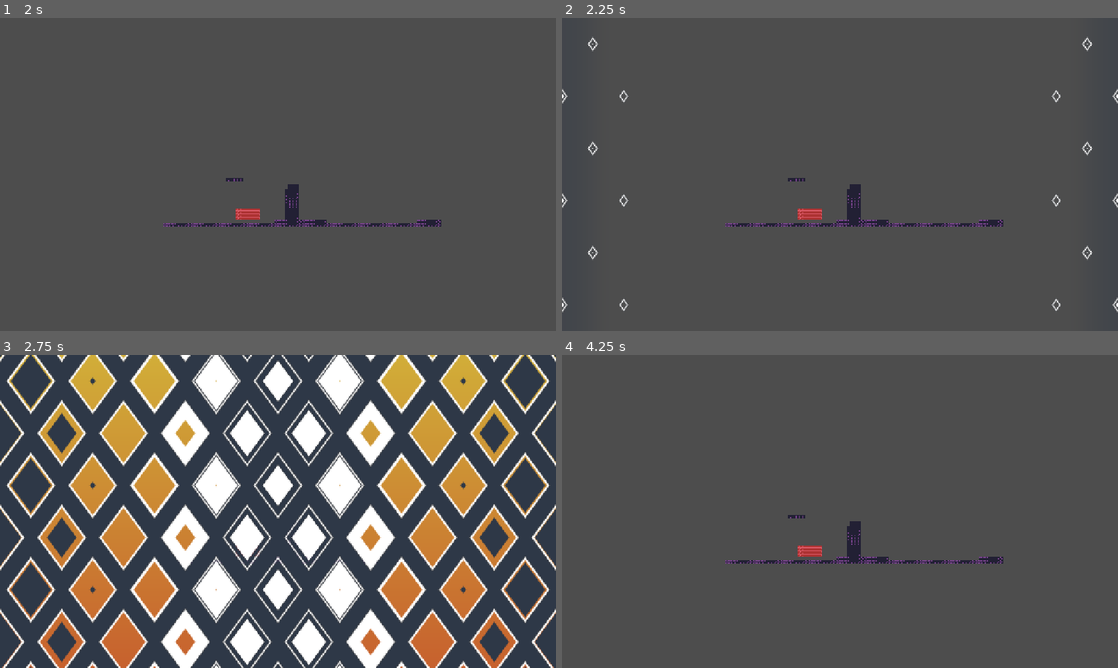
Above: before the commit, frames 1-4 (two rows, left to right).
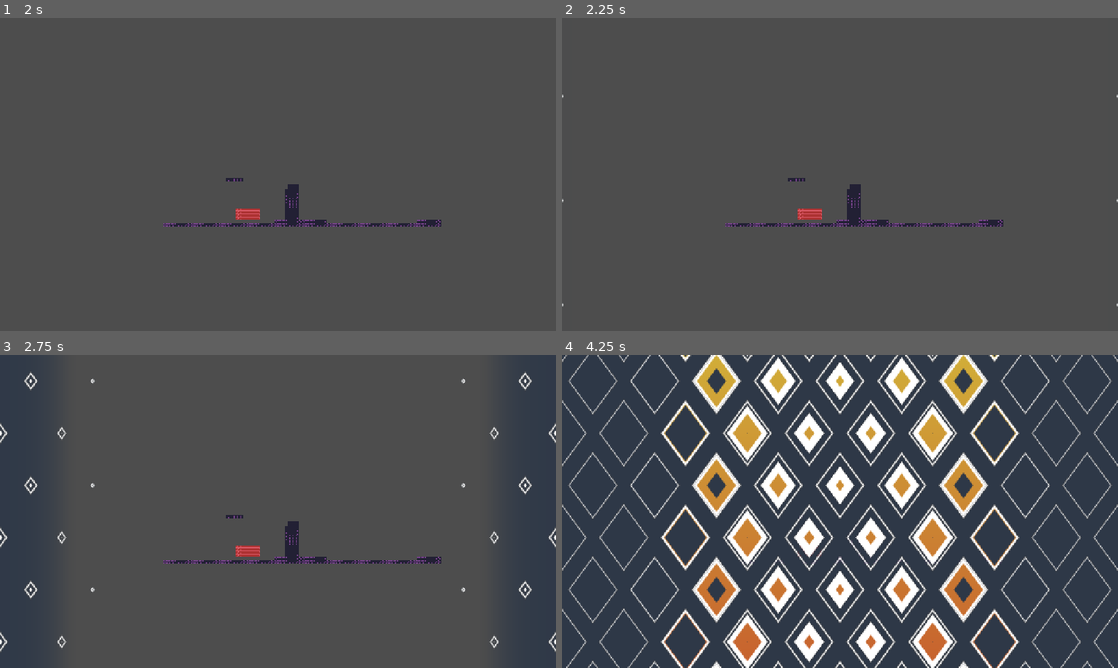
Above: after the commit, the same moments.

Repository: soulwa/ggj2026
Game: Godot game, scene res://Scenes/world.tscn
The game is run twice, just before and just after one commit, with the same random seed, the same clock (stepped at 60 frames per second) and the same inputs.
Inputs:
- Up to frame 1 (2 s): tap Enter at 0.5 s; hold X (action) 0.53-1.28 s; hold Right (right) from 0.53 s (still down); tap Z (jump) at 0.77, 1.52 s; tap Shift (switch_mask) at 1.35 s
- Up to frame 2 (2.25 s): tap Space at 2 s; release Right (right) at 2.03 s; hold Left (left) from 2.03 s (still down); tap T at 2.1 s
- Up to frame 3 (2.75 s): keep holding Left (left)
- Up to frame 4 (4.25 s): release Left (left) at 2.78 s; hold Right (right) from 2.78 s (still down); tap X (action) at 2.85 s; tap Z (jump) at 3.02, 3.77 s; hold Shift (switch_mask) from 3.53 s (still down)

Frame 1 is identical in both runs. In frame 2, 0.4% of the frame differs, in the area x 0-100%, y 6-94%; in frame 3, 79%; in frame 4, 95%, in the area x 0-100%, y 0-100%.

Commit message:
nearly finished visual transition

Diff:
--- a/Scripts/transition_manager.gd
+++ b/Scripts/transition_manager.gd
@@ -9,7 +9,7 @@
 @onready var transition_rect: ColorRect = $ColorRect
 
 ## Duration of the full transition in seconds
-@export var transition_duration: float = 1.4
+@export var transition_duration: float = 4.2  # 3x slower for debugging
 
 ## Whether a transition is currently playing
 var is_transitioning: bool = false
--- a/Shaders/screen_transition.gdshader
+++ b/Shaders/screen_transition.gdshader
@@ -34,6 +34,15 @@
 
 float ease_out_quad(float t) {
 	return 1.0 - (1.0 - t) * (1.0 - t);
+}
+
+// Single continuous easing that slows dramatically for the final portion
+// t: 0-1 progress, slow_start: when to start slowing (e.g. 0.7 = slow last 30%)
+float ease_with_slow_finish(float t) {
+	t = clamp(t, 0.0, 1.0);
+	// Use a high-power ease-out that really slows at the end
+	// ease_out_quint: 1 - (1-t)^5 - very slow finish
+	return 1.0 - pow(1.0 - t, 5.0);
 }
 
 // SDF for rhombus with aspect ratio
@@ -80,7 +89,8 @@
 	float outline_appear = ease_out_cubic(smoothstep(0.0, 0.35, outline_wave_progress));
 
 	if (outline_appear > 0.0 && bg_fade > 0.0) {
-		float outline_pos = mix(0.06, rhombus_size, outline_appear);
+		// Start from near-zero so it grows smoothly into existence
+		float outline_pos = mix(0.01, rhombus_size, outline_appear);
 		float outline_d = diamond_sdf(local_uv, outline_pos, rhombus_height_ratio);
 		float outline = 1.0 - smoothstep(0.0, outline_thickness + aa, abs(outline_d));
 		rhombus_color = mix(rhombus_color, vec4(1.0, 1.0, 1.0, bg_fade), outline);
@@ -88,11 +98,13 @@
 
 	// ============================================
 	// FILLS - Use wave_progress (edges first, center last)
-	// Spread across full range, with internal fades
-	// ============================================
-
-	// White fill - appears early, gradient covers it, bg_fade handles final fadeout
-	float white_appear = ease_out_cubic(smoothstep(0.0, 0.30, wave_progress));
+	// Single continuous animation with strong ease-out (slows dramatically at end)
+	// Extended to 0.92 to time with background fadeout
+	// ============================================
+
+	// White fill: 0.0-0.92 with heavy ease-out
+	float white_progress = smoothstep(0.0, 0.92, wave_progress);
+	float white_appear = ease_with_slow_finish(white_progress);
 
 	if (white_appear > 0.0 && bg_fade > 0.0) {
 		float white_size = white_appear * rhombus_size;
@@ -101,8 +113,9 @@
 		rhombus_color = mix(rhombus_color, vec4(1.0, 1.0, 1.0, bg_fade), white_fill);
 	}
 
-	// Gradient fill - appears at full opacity, inner fill covers it, bg_fade handles final fadeout
-	float grad_appear = ease_out_cubic(smoothstep(0.15, 0.45, wave_progress));
+	// Gradient fill: 0.15-0.92 with heavy ease-out
+	float grad_progress = smoothstep(0.15, 0.92, wave_progress);
+	float grad_appear = ease_with_slow_finish(grad_progress);
 
 	if (grad_appear > 0.0 && bg_fade > 0.0) {
 		float grad_size = grad_appear * (rhombus_size - 0.025);
@@ -112,8 +125,9 @@
 		rhombus_color = mix(rhombus_color, vec4(gradient_color, bg_fade), grad_fill);
 	}
 
-	// Inner fill - matches screen background, expands after gradient is visible
-	float inner_appear = ease_out_cubic(smoothstep(0.50, 0.80, wave_progress));
+	// Inner fill: 0.35-0.92 with heavy ease-out
+	float inner_progress = smoothstep(0.35, 0.92, wave_progress);
+	float inner_appear = ease_with_slow_finish(inner_progress);
 
 	if (inner_appear > 0.0 && bg_fade > 0.0) {
 		// Inner fill grows to full rhombus size
